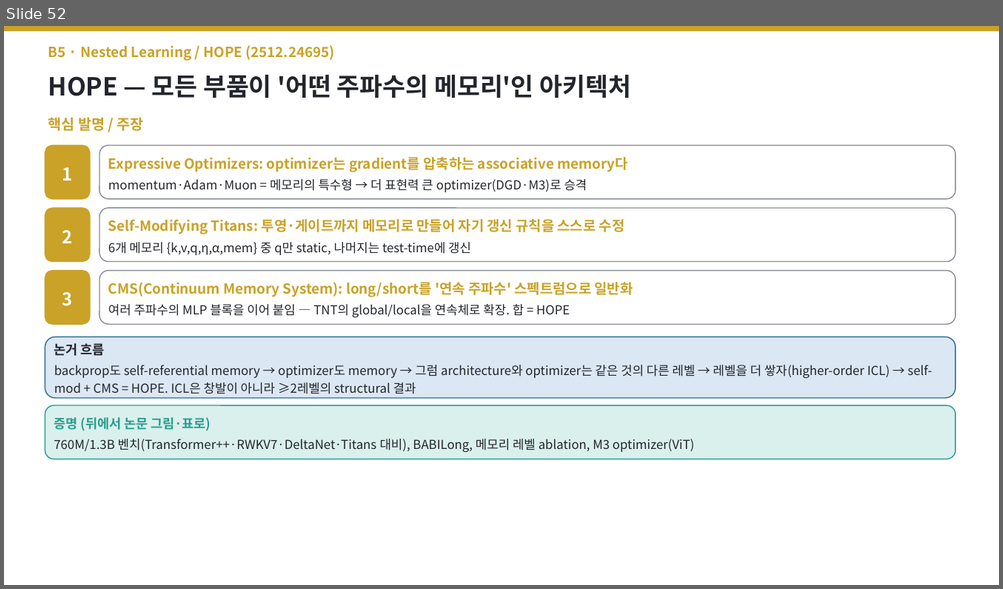
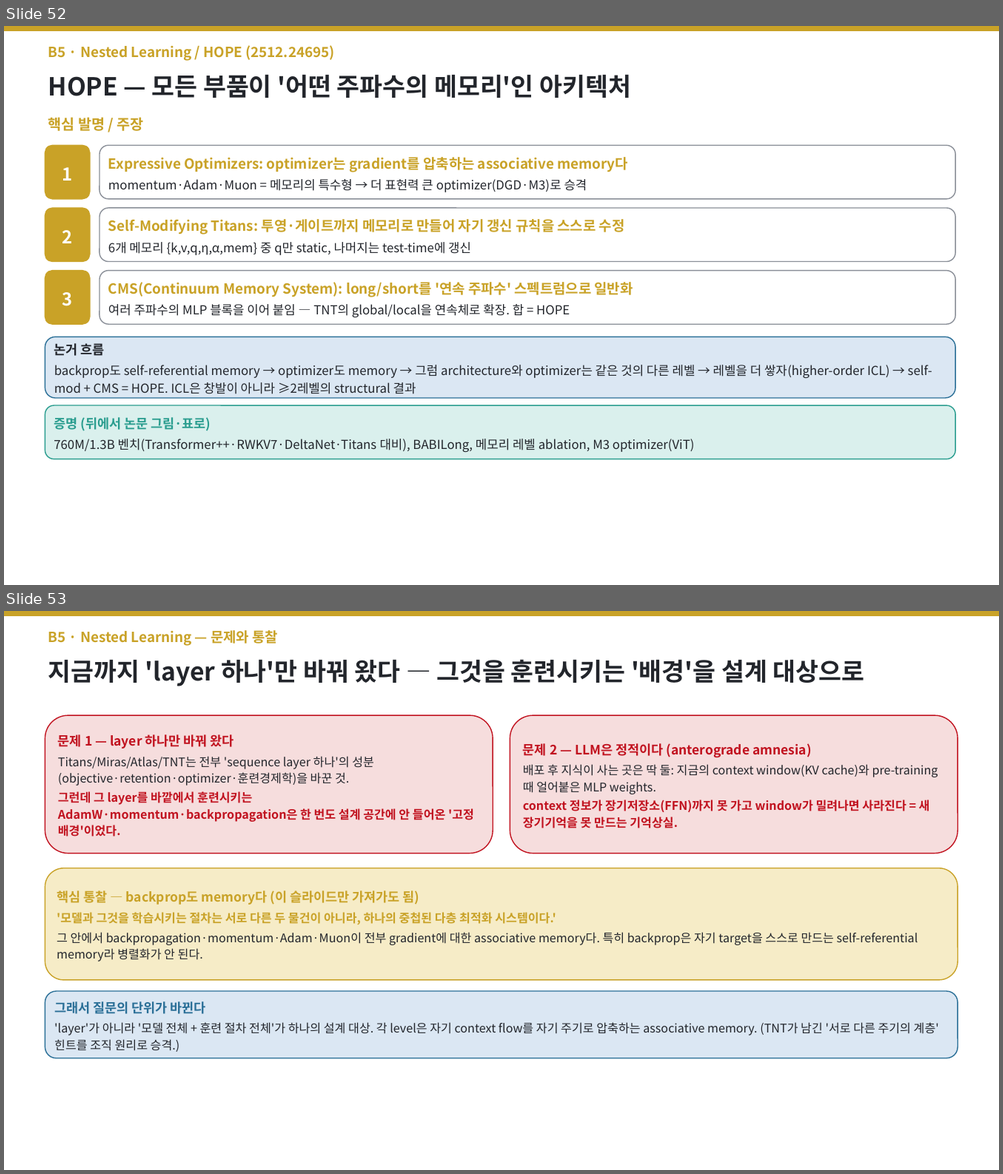
Before and after one commit to jimmylegendary/neural-memory-study, a slide deck: seminar/TTT-seminar.pptx. Shown one above the other, each under a label of ours: slide 52 before the commit, slides 52 and 53 after it. The pictures are 1003x589 and 1003x1174 pixels, drawn with LibreOffice and Linux fonts; fonts in the diff are those of the drawing. Boxes give left, top, right and bottom in pixels: in the first picture for what was removed or moved away, otherwise in the second. Text is boxed around its words. In the diff, an @@ line names an element or a change of style, - is before the commit and + after.

```diff
--- a/seminar/TTT-seminar.pptx
+++ b/seminar/TTT-seminar.pptx
@@ slide 53 added at bbox=[4, 611, 999, 1170], background #FFFFFF @@
@@ rectangle added at bbox=[4, 611, 999, 615], fill #C9A227, outline #C9A227 1 pt @@
@@ text added at bbox=[48, 630, 278, 646], 13.5 pt, text #C9A227, bold @@
+B5 · Nested Learning — 문제와 통찰
@@ text added at bbox=[48, 659, 865, 686], 24 pt, text #22252B, bold @@
+지금까지 'layer 하나'만 바꿔 왔다 — 그것을 훈련시키는 '배경'을 설계 대상으로
@@ rounded rectangle added at bbox=[45, 715, 492, 854], fill #F6DDDD, outline #C1121F 1 pt, 11.5 pt, text #C1121F, bold @@
+문제 1 — layer 하나만 바꿔 왔다
+Titans/Miras/Atlas/TNT는 전부 'sequence layer 하나'의 성분(objective·retention·optimizer·훈련경제학)을 바꾼 것.
+그런데 그 layer를 바깥에서 훈련시키는 AdamW·momentum·backpropagation은 한 번도 설계 공간에 안 들어온 '고정 배경'이었다.
@@ rounded rectangle added at bbox=[510, 715, 958, 854], fill #F6DDDD, outline #C1121F 1 pt, 11.5 pt, text #C1121F, bold @@
+문제 2 — LLM은 정적이다 (anterograde amnesia)
+배포 후 지식이 사는 곳은 딱 둘: 지금의 context window(KV cache)와 pre-training 때 얼어붙은 MLP weights.
+context 정보가 장기저장소(FFN)까지 못 가고 window가 밀려나면 사라진다 = 새 장기기억을 못 만드는 기억상실.
@@ rounded rectangle added at bbox=[45, 869, 958, 980], fill #F6ECC7, outline #C9A227 1 pt, 11.5 pt, text #22252B @@
+핵심 통찰 — backprop도 memory다 (이 슬라이드만 가져가도 됨)
+'모델과 그것을 학습시키는 절차는 서로 다른 두 물건이 아니라, 하나의 중첩된 다층 최적화 시스템이다.'
+그 안에서 backpropagation·momentum·Adam·Muon이 전부 gradient에 대한 associative memory다. 특히 backprop은 자기 target을 스스로 만드는 self-referential memory라 병렬화가 안 된다.
@@ rounded rectangle added at bbox=[45, 991, 958, 1059], fill #DBE7F3, outline #2A6F97 1 pt, 11.5 pt, text #22252B @@
+그래서 질문의 단위가 바뀐다
+'layer'가 아니라 '모델 전체 + 훈련 절차 전체'가 하나의 설계 대상. 각 level은 자기 context flow를 자기 주기로 압축하는 associative memory. (TNT가 남긴 '서로 다른 주기의 계층' 힌트를 조직 원리로 승격.)
```
Also in this commit, not shown: 1 other slide added, 1 other file.
